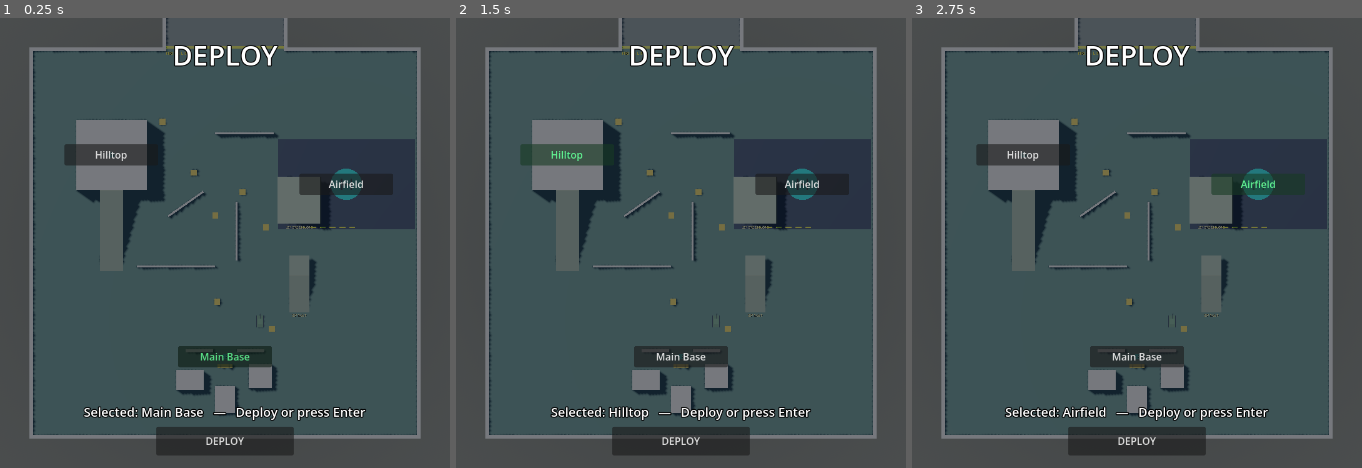
Above: before the commit, frames 1-3 (left to right).
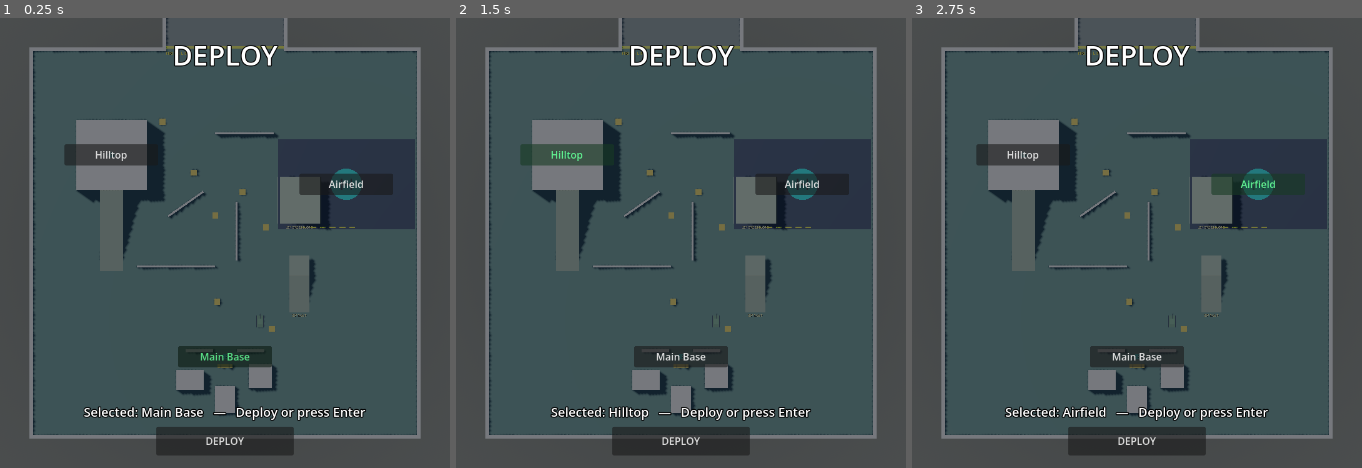
Above: after the commit, the same moments.

Repository: daveaholt/fps_concept_sandbox
Game: Godot game, scene res://levels/sandbox/sandbox.tscn
Two runs of this game, one before a commit and one after it. Both use one fixed random seed, a clock stepped at 60 frames per second and the inputs below.
Inputs:
- Up to frame 1 (0.25 s): no input
- Up to frame 2 (1.5 s): click "Main Base" at 0.5 s; click "Hilltop" at 1.25 s
- Up to frame 3 (2.75 s): click "Airfield" at 2 s

The runs differ from the first frame. In frame 1, less than 0.1% of the frame differs, in the area x 27-74%, y 35-63%; in frame 2, less than 0.1%; in frame 3, less than 0.1%.

Commit message:
Fix reversed tank throttle, floating ramps, and sharpen turning
Three fixes from play feedback.

Positive engine_force on a VehicleWheel3D drives the hull along its local +Z,
which is backwards — Godot's forward is -Z. W has been driving the tank in
reverse since it was written. It is easy to miss: a free-orbit chase camera
makes "forward" ambiguous by eye, and my own ramp test happened to place the
tank at 180 degrees, which cancels the error exactly and let it pass. Throttle
is negated now and there is an explicit assertion that velocity agrees with the
hull's forward axis.

The graybox ramps were floating. A 1 m thick slab rotated to 20 degrees puts
its walkable face about 0.47 m above its centre plane, and the centre plane was
authored to reach y=0, so every ramp began with a half-metre step. Infantry can
step 0.10 m and the tank has 0.30 m of wheel-to-hull clearance, so both
collided with it rather than driving up. All three slabs and the 20 degree
landing are lowered by that offset; the Hilltop junction now meets at exactly
y=15 and the tank drives from the flat to the pad, +14.7 m.

Turning is more responsive: max_yaw_rate 1.0 to 1.35 rad/s and yaw_accel 3.0 to
6.0, so a stationary pivot reaches rate in about a quarter second instead of a
third and tops out near 77 deg/s. Full-speed turns still scale down through the
existing authority curve, so they remain arcs.

All six suites pass.

Diff:
--- a/entities/tank/tank.gd
+++ b/entities/tank/tank.gd
@@ -10,8 +10,8 @@
 @export var brake_force: float = 200.0
 @export var idle_brake: float = 90.0
 @export var wheel_friction_slip: float = 3.0
-@export var max_yaw_rate: float = 1.0
-@export var yaw_accel: float = 3.0
+@export var max_yaw_rate: float = 1.35
+@export var yaw_accel: float = 6.0
 
 @export var turret_yaw_speed_deg: float = 60.0
 @export var cannon_pitch_speed_deg: float = 30.0
@@ -281,8 +281,8 @@
 		left = steer_input * pivot_force
 		right = -steer_input * pivot_force
 	else:
-		left = (throttle + steer_input * authority) * max_engine_force * governor
-		right = (throttle - steer_input * authority) * max_engine_force * governor
+		left = -(throttle + steer_input * authority) * max_engine_force * governor
+		right = -(throttle - steer_input * authority) * max_engine_force * governor
 
 	_apply_side(_left_wheels, left)
 	_apply_side(_right_wheels, right)
--- a/levels/sandbox/sandbox.tscn
+++ b/levels/sandbox/sandbox.tscn
@@ -648,15 +648,15 @@
 mesh = SubResource("BoxMesh_sbkki")
 
 [node name="Ramp20" type="MeshInstance3D" parent="Terrain/Visual" unique_id=100362084]
-transform = Transform3D(1, 0, 0, 0, 0.9396926, -0.34202012, 0, 0.34202012, 0.9396926, 38, 3.4202015, 26)
+transform = Transform3D(1, 0, 0, 0, 0.9396926, -0.34202012, 0, 0.34202012, 0.9396926, 38, 2.9502015, 26)
 mesh = SubResource("BoxMesh_ttaci")
 
 [node name="Ramp20Landing" type="MeshInstance3D" parent="Terrain/Visual" unique_id=464051160]
-transform = Transform3D(1, 0, 0, 0, 1, 0, 0, 0, 1, 38, 6.840403, 11.5)
+transform = Transform3D(1, 0, 0, 0, 1, 0, 0, 0, 1, 38, 6.340403, 11.5)
 mesh = SubResource("BoxMesh_ykedl")
 
 [node name="CrossSlope25" type="MeshInstance3D" parent="Terrain/Visual" unique_id=1799152941]
-transform = Transform3D(0.90630776, -0.42261827, 0, 0.42261827, 0.90630776, 0, 0, 0, 1, 38, 5.0714192, -22)
+transform = Transform3D(0.90630776, -0.42261827, 0, 0.42261827, 0.90630776, 0, 0, 0, 1, 38, 4.618419, -22)
 mesh = SubResource("BoxMesh_cph8y")
 
 [node name="HilltopMass" type="MeshInstance3D" parent="Terrain/Visual" unique_id=1303072706]
@@ -664,7 +664,7 @@
 mesh = SubResource("BoxMesh_ky0ov")
 
 [node name="HilltopRamp" type="MeshInstance3D" parent="Terrain/Visual" unique_id=1362152855]
-transform = Transform3D(1, 0, 0, 0, 0.9396926, -0.34202012, 0, 0.34202012, 0.9396926, -58, 7.5, -6.3939195)
+transform = Transform3D(1, 0, 0, 0, 0.9396926, -0.34202012, 0, 0.34202012, 0.9396926, -58, 7.03, -6.3939195)
 mesh = SubResource("BoxMesh_0d6v4")
 
 [node name="HilltopParapetN" type="MeshInstance3D" parent="Terrain/Visual" unique_id=769921051]
@@ -830,15 +830,15 @@
 shape = SubResource("BoxShape3D_yhq31")
 
 [node name="Ramp20" type="CollisionShape3D" parent="Terrain" unique_id=1029180104]
-transform = Transform3D(1, 0, 0, 0, 0.9396926, -0.34202012, 0, 0.34202012, 0.9396926, 38, 3.4202015, 26)
+transform = Transform3D(1, 0, 0, 0, 0.9396926, -0.34202012, 0, 0.34202012, 0.9396926, 38, 2.9502015, 26)
 shape = SubResource("BoxShape3D_lke41")
 
 [node name="Ramp20Landing" type="CollisionShape3D" parent="Terrain" unique_id=219710013]
-transform = Transform3D(1, 0, 0, 0, 1, 0, 0, 0, 1, 38, 6.840403, 11.5)
+transform = Transform3D(1, 0, 0, 0, 1, 0, 0, 0, 1, 38, 6.340403, 11.5)
 shape = SubResource("BoxShape3D_2n56x")
 
 [node name="CrossSlope25" type="CollisionShape3D" parent="Terrain" unique_id=949212609]
-transform = Transform3D(0.90630776, -0.42261827, 0, 0.42261827, 0.90630776, 0, 0, 0, 1, 38, 5.0714192, -22)
+transform = Transform3D(0.90630776, -0.42261827, 0, 0.42261827, 0.90630776, 0, 0, 0, 1, 38, 4.618419, -22)
 shape = SubResource("BoxShape3D_avt3e")
 
 [node name="SlopeSigns" type="Node3D" parent="Terrain" unique_id=1132011914]
@@ -866,7 +866,7 @@
 shape = SubResource("BoxShape3D_hmctv")
 
 [node name="HilltopRamp" type="CollisionShape3D" parent="Terrain" unique_id=1258182122]
-transform = Transform3D(1, 0, 0, 0, 0.9396926, -0.34202012, 0, 0.34202012, 0.9396926, -58, 7.5, -6.3939195)
+transform = Transform3D(1, 0, 0, 0, 0.9396926, -0.34202012, 0, 0.34202012, 0.9396926, -58, 7.03, -6.3939195)
 shape = SubResource("BoxShape3D_1nae8")
 
 [node name="HilltopParapetN" type="CollisionShape3D" parent="Terrain" unique_id=813584752]
Not shown, changed: docs/00_overview.md
Not shown, changed: docs/05_tank.md
